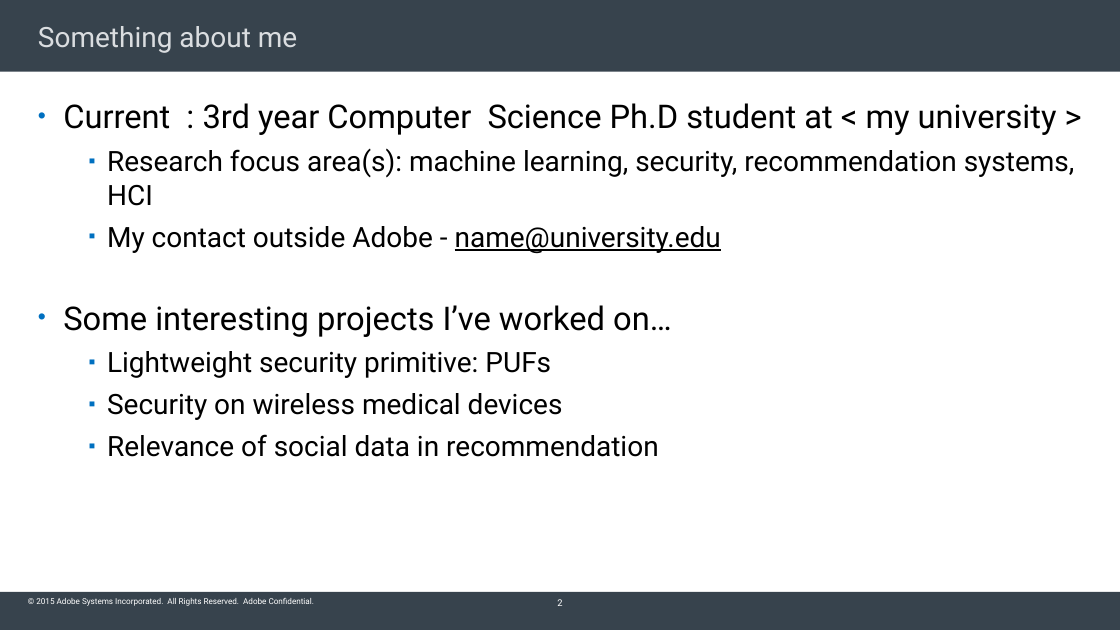
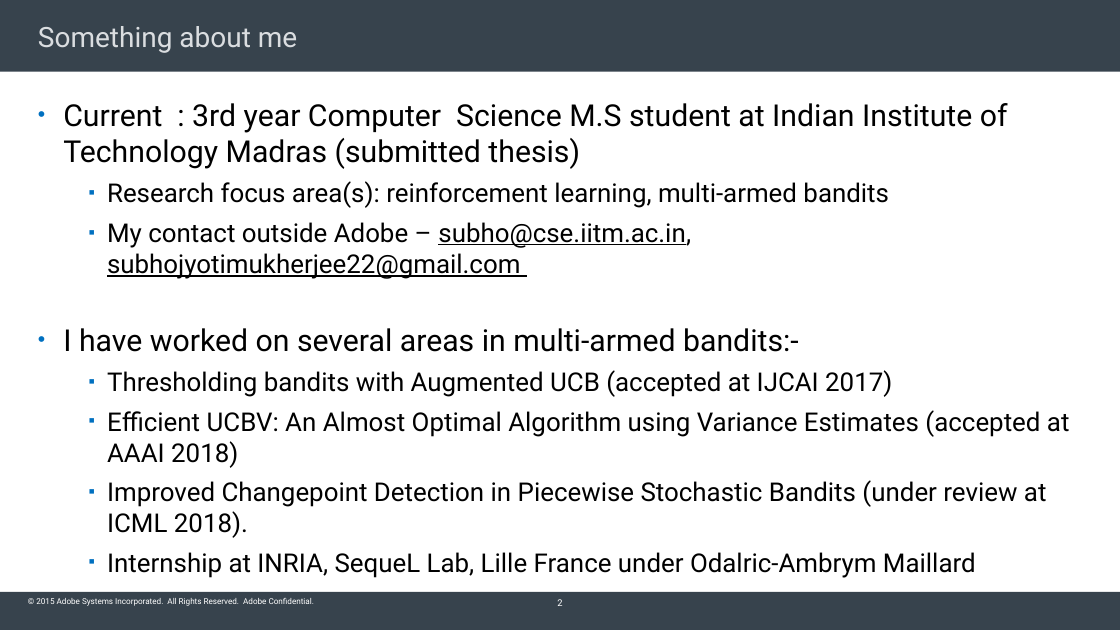
Before and after one commit to Subhojyoti/Adobe_Intern, a slide deck: slide 2 of Adobe PPT/STL-InternInceptionTemplate-2016.pptx. Drawn at 1120x630 pixels with LibreOffice and Linux fonts; fonts in the diff are those of the drawing; background and template pictures are left out. Boxes give left, top, right and bottom in pixels: in the first picture for what was removed or moved away, otherwise in the second. Text is boxed around its words. In the diff, an @@ line names an element or a change of style, - is before the commit and + after.

```diff
--- a/Adobe PPT/STL-InternInceptionTemplate-2016.pptx
+++ b/Adobe PPT/STL-InternInceptionTemplate-2016.pptx
@@ text at bbox=[63, 103, 1070, 578]: text changed; size 24 to 22.2 pt @@
-• Current : 3rd year Computer Science Ph.D student at < my university >
-    ▪ Research focus area(s): machine learning, security, recommendation systems, HCI
-    ▪ My contact outside Adobe - name@university.edu
-• Some interesting projects I’ve worked on…
-    ▪ Lightweight security primitive: PUFs
-    ▪ Security on wireless medical devices
-    ▪ Relevance of social data in recommendation
+• Current : 3rd year Computer Science M.S student at Indian Institute of Technology Madras (submitted thesis)
+    ▪ Research focus area(s): reinforcement learning, multi-armed bandits
+    ▪ My contact outside Adobe – subho@cse.iitm.ac.in, subhojyotimukherjee22@gmail.com
+• I have worked on several areas in multi-armed bandits:-
+    ▪ Thresholding bandits with Augmented UCB (accepted at IJCAI 2017)
+    ▪ Efficient UCBV: An Almost Optimal Algorithm using Variance Estimates (accepted at AAAI 2018)
+    ▪ Improved Changepoint Detection in Piecewise Stochastic Bandits (under review at ICML 2018).
+    ▪ Internship at INRIA, SequeL Lab, Lille France under Odalric-Ambrym Maillard
```
Also in this commit, not shown: 1 other slide changed, 3 other files.
